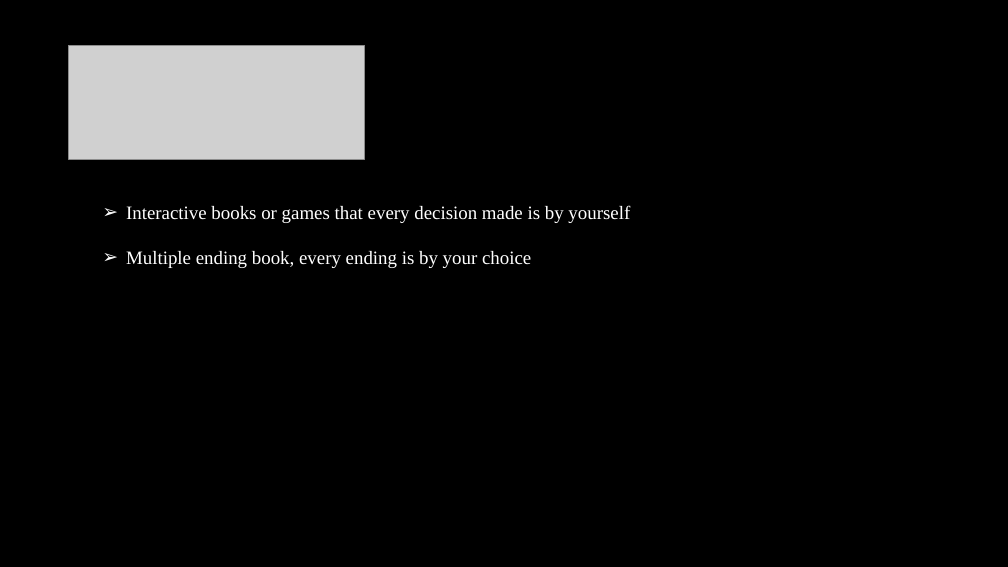
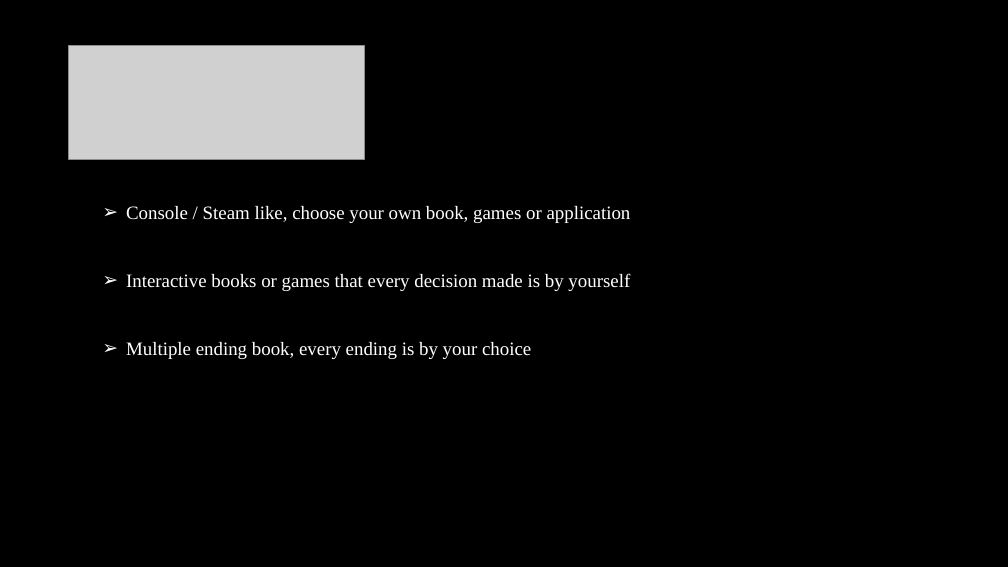
Before and after one commit to OrangeKami/Chen_Zhang_T1A3, a slide deck: slide 2 of ppt/Chen_Zhang_T1A3.pptx. Drawn at 1008x567 pixels with LibreOffice and Linux fonts; fonts in the diff are those of the drawing; grey boxes stand for pictures. Boxes give left, top, right and bottom in pixels: in the first picture for what was removed or moved away, otherwise in the second. Text is boxed around its words. In the diff, an @@ line names an element or a change of style, - is before the commit and + after.

```diff
--- a/ppt/Chen_Zhang_T1A3.pptx
+++ b/ppt/Chen_Zhang_T1A3.pptx
@@ text at bbox=[126, 206, 631, 223]: paragraph added @@
+➢ Console / Steam like, choose your own book, games or application
```
Also in this commit, not shown: 3 other slides changed, 1 slide added, 2 other files.
